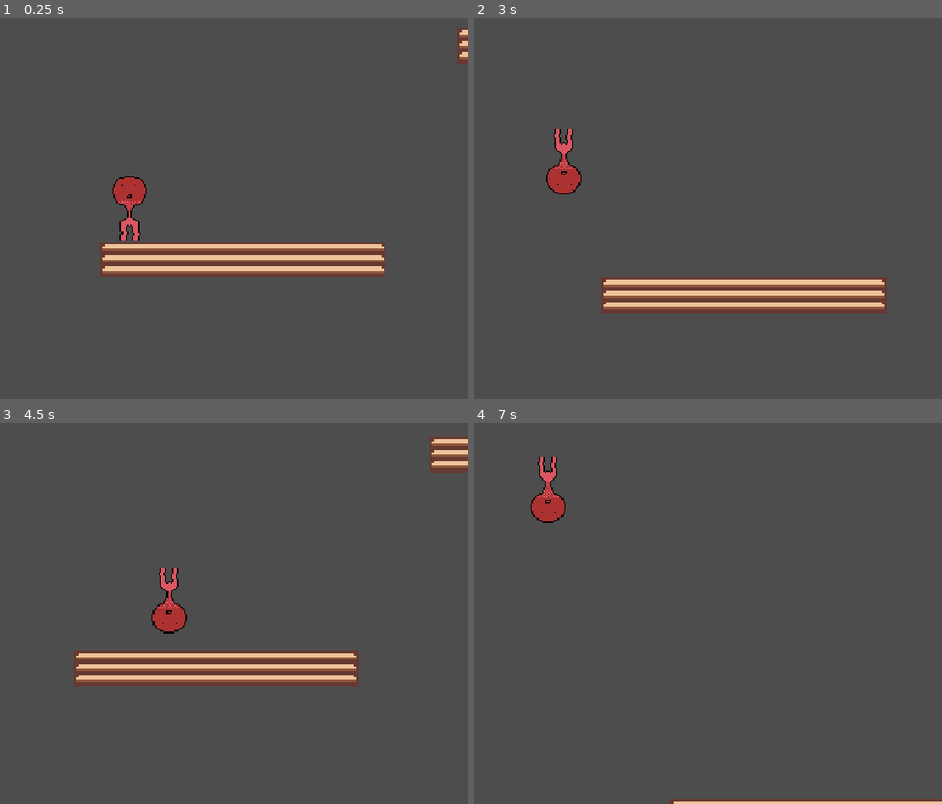
Above: before the commit, frames 1-4 (two rows, left to right).
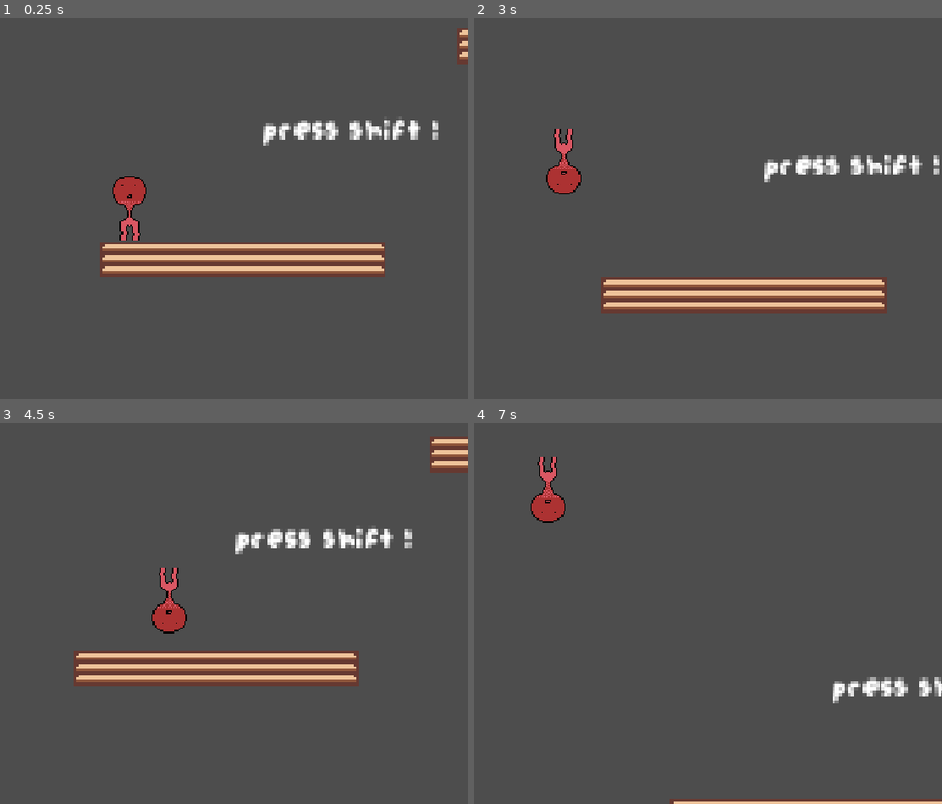
Above: after the commit, the same moments.

Repository: skueee/haven-jumpstart
Game: Godot game, scene res://game.tscn
The game is run twice, just before and just after one commit, with the same random seed, the same clock (stepped at 60 frames per second) and the same inputs.
Inputs (mouse positions are in pixels of both pictures, inside the frame that each line leads up to):
- Up to frame 1 (0.25 s): no input
- Up to frame 2 (3 s): tap Enter at 0.5 s; move the mouse to (750, 189) at 0.52 s; hold D (right) 0.53-2 s; tap S (direction) at 0.6 s; click (750, 189) at 0.67 s; tap Space (jump) at 0.77, 1.52, 2.75 s; move the mouse to (outside the picture) at 1.27 s; tap Alt at 1.35 s; click "Restart" at 2 s; move the mouse to (670, 124) at 2.77 s; hold Left (left) from 2.78 s (still down); tap Shift at 2.85 s
- Up to frame 3 (4.5 s): release Left (left) at 3.5 s; click "Restart" at 3.5 s; tap Enter at 4.25 s; move the mouse to (93, 689) at 4.27 s; hold D (right) from 4.28 s (still down); tap S (direction) at 4.35 s; click (93, 689) at 4.42 s
- Up to frame 4 (7 s): tap Space (jump) at 4.52, 5.27, 6.5, 6.77 s; move the mouse to (806, 670) at 5.02 s; tap Alt at 5.1 s; release D (right) at 5.75 s; click "Restart" at 5.75 s; move the mouse to (outside the picture) at 6.52 s; hold Left (left) from 6.53 s (still down); tap Shift at 6.6 s

The runs differ from the first frame. In frame 1, 1.1% of the frame differs, in the area x 56-94%, y 26-34%; in frame 2, 1.2%; in frame 3, 1.2%, in the area x 50-89%, y 27-35%; in frame 4, 0.8%.

Commit message:
Added labels

Diff:
--- a/game.tscn
+++ b/game.tscn
@@ -4,6 +4,7 @@
 [ext_resource type="Script" uid="uid://5debcl6mbdih" path="res://player.gd" id="1_feb5d"]
 [ext_resource type="Texture2D" uid="uid://cfncq65roi0iq" path="res://character.png" id="3_fc0e3"]
 [ext_resource type="Texture2D" uid="uid://cqu60pgcf8tvo" path="res://blocks.png" id="3_feb5d"]
+[ext_resource type="FontFile" uid="uid://f78gd2p4pgm4" path="res://augiepixel.ttf" id="5_7jktm"]
 
 [sub_resource type="RectangleShape2D" id="RectangleShape2D_potab"]
 size = Vector2(45.000042, 150)
@@ -50,6 +51,12 @@
 
 [sub_resource type="SegmentShape2D" id="SegmentShape2D_jjxn8"]
 b = Vector2(768, 5)
+
+[sub_resource type="LabelSettings" id="LabelSettings_mjfn4"]
+font = ExtResource("5_7jktm")
+
+[sub_resource type="LabelSettings" id="LabelSettings_potab"]
+font = ExtResource("5_7jktm")
 
 [node name="Game" type="Node" unique_id=1945900733]
 script = ExtResource("1_fc0e3")
@@ -107,5 +114,21 @@
 position = Vector2(2681, 545)
 shape = SubResource("SegmentShape2D_jjxn8")
 
+[node name="Label" type="Label" parent="." unique_id=1517645836]
+offset_left = 137.0
+offset_top = 215.0
+offset_right = 224.0
+offset_bottom = 238.0
+text = "Press SHIFT !"
+label_settings = SubResource("LabelSettings_mjfn4")
+
+[node name="Label2" type="Label" parent="." unique_id=1051310905]
+offset_left = 2681.0
+offset_top = 385.0
+offset_right = 2721.0
+offset_bottom = 408.0
+text = "Jump !"
+label_settings = SubResource("LabelSettings_potab")
+
 [connection signal="body_entered" from="WorldBorder" to="." method="_on_world_border_body_entered"]
 [connection signal="body_entered" from="Won" to="." method="_on_won_body_entered"]
